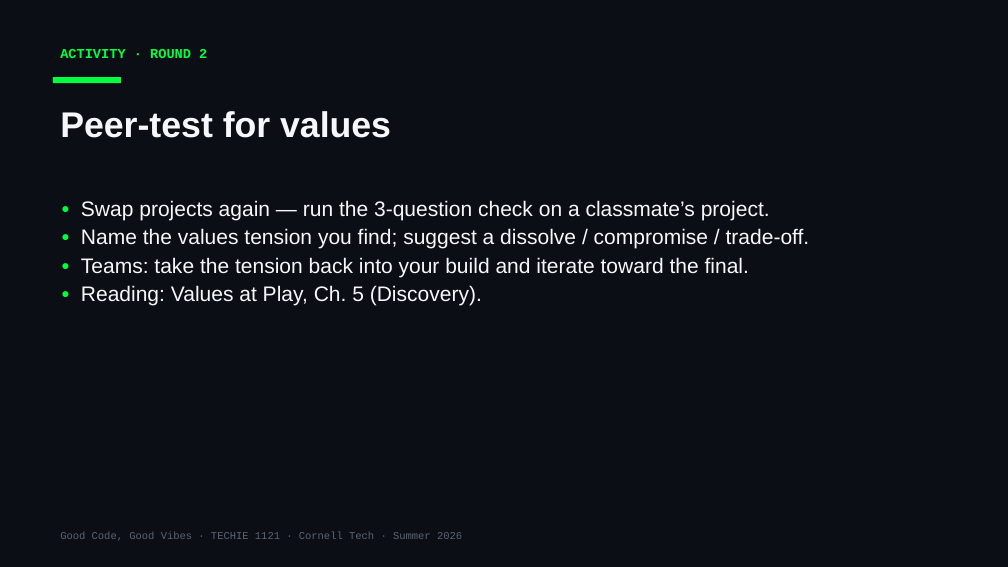
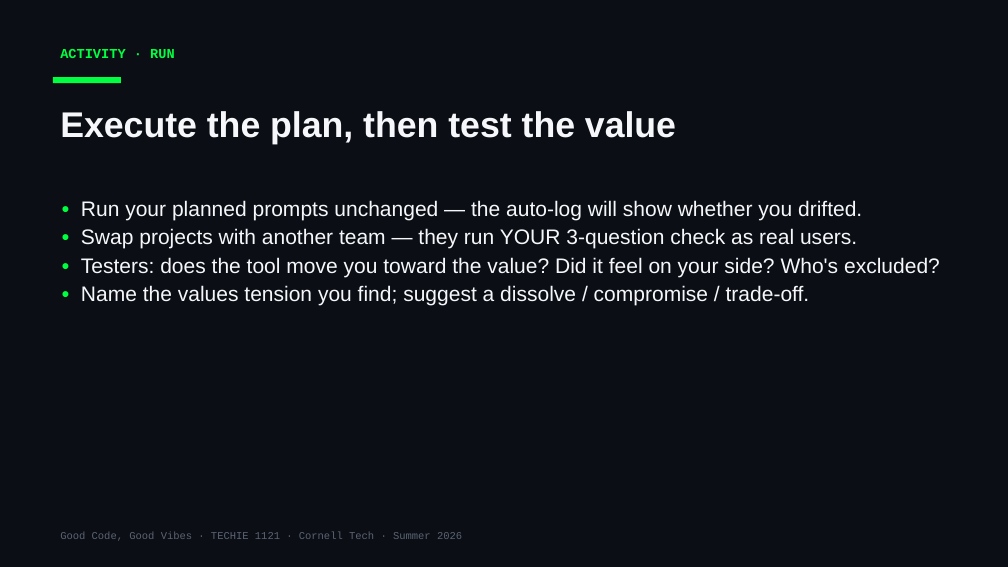
Before and after one commit to Cornell-Tech-Vibe-Coding-Summer-2026/website, a slide deck: slide 14 of slides/Week3-Tue-User-Testing-II.pptx (slide 13 before the commit). Drawn at 1008x567 pixels with LibreOffice and Linux fonts; fonts in the diff are those of the drawing. Boxes give left, top, right and bottom in pixels: in the first picture for what was removed or moved away, otherwise in the second. Text is boxed around its words. In the diff, an @@ line names an element or a change of style, - is before the commit and + after.

```diff
--- a/slides/Week3-Tue-User-Testing-II.pptx
+++ b/slides/Week3-Tue-User-Testing-II.pptx
@@ text at (60, 49, 175, 58): text changed @@
-ACTIVITY · ROUND 2
+ACTIVITY · RUN
@@ text at (60, 111, 676, 144): text changed @@
-Peer-test for values
+Execute the plan, then test the value
@@ text at (81, 200, 940, 277): text changed @@
-• Swap projects again — run the 3-question check on a classmate’s project.
+• Run your planned prompts unchanged — the auto-log will show whether you drifted.
+• Swap projects with another team — they run YOUR 3-question check as real users.
+• Testers: does the tool move you toward the value? Did it feel on your side? Who's excluded?
@@ text at (81, 257, 749, 305): paragraphs removed @@
-• Teams: take the tension back into your build and iterate toward the final.
-• Reading: Values at Play, Ch. 5 (Discovery).
```
Also in this commit, not shown: 1 other slide changed, 2 slides added, 3 other files.
